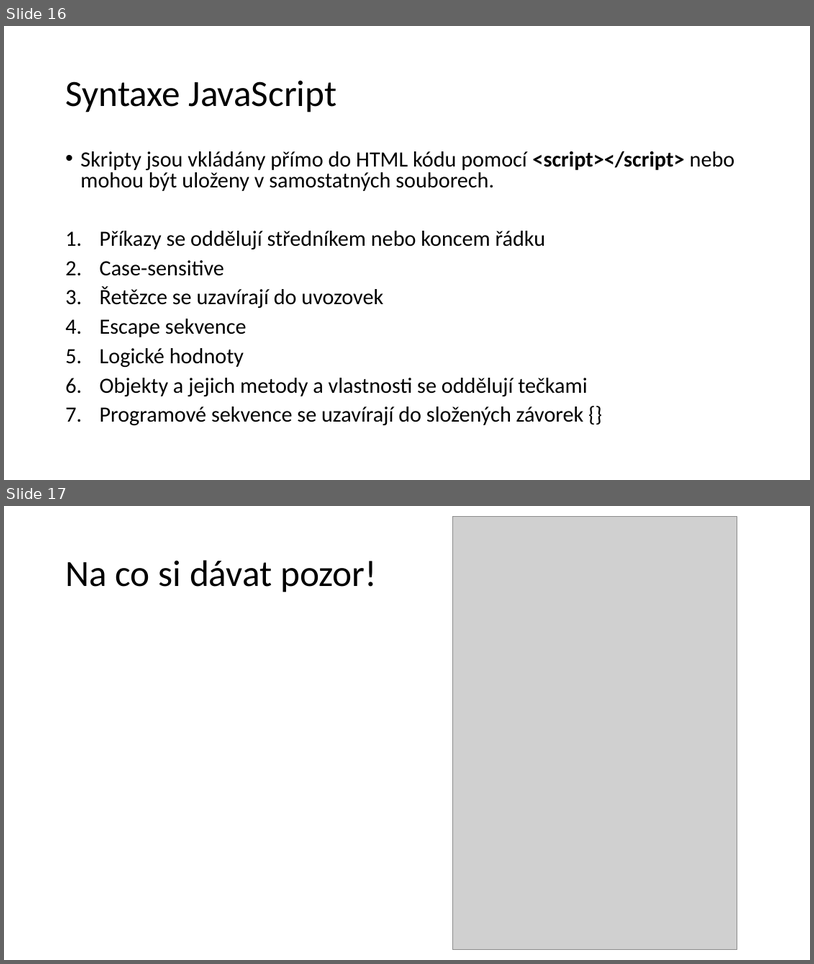
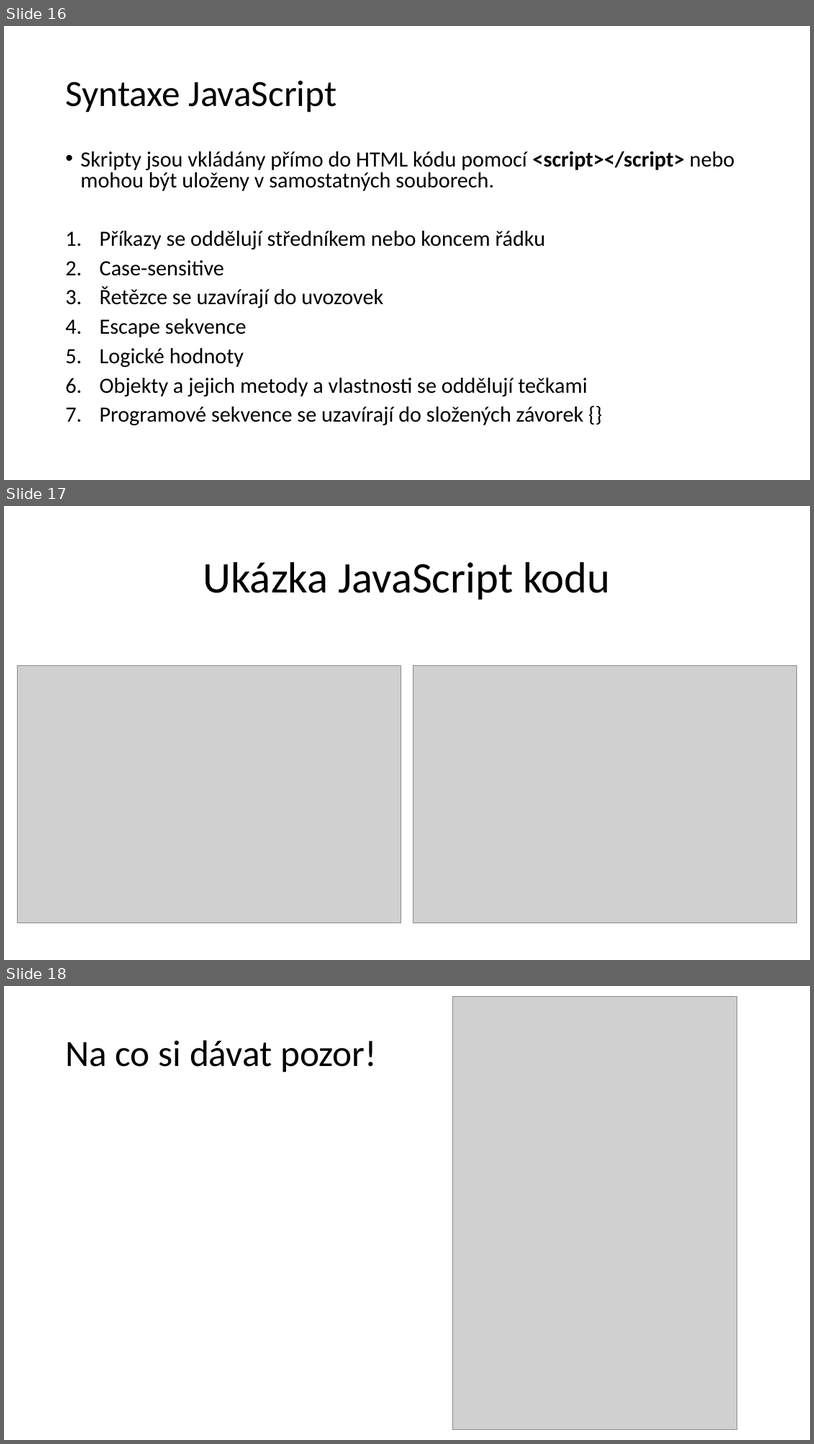
Before and after one commit to Destinion/JavaScript_vyuka, a slide deck: Úvod do programování & JavaScript.pptx. Shown one above the other, each under a label of ours: slides 16 and 17 before the commit, slides 16, 17 and 18 after it. The pictures are 814x964 and 814x1444 pixels, drawn with LibreOffice and Linux fonts; fonts in the diff are those of the drawing; grey boxes stand for pictures. Boxes give left, top, right and bottom in pixels: in the first picture for what was removed or moved away, otherwise in the second. Text is boxed around its words. In the diff, an @@ line names an element or a change of style, - is before the commit and + after.

```diff
--- a/Úvod do programování & JavaScript.pptx
+++ b/Úvod do programování & JavaScript.pptx
@@ slide 17 added at <box>4,506,810,960</box>, background #FFFFFF @@
@@ title added at <box>203,562,610,600</box>, 52 pt, text #000000 @@
+Ukázka JavaScript kodu
@@ picture added at <box>17,666,401,923</box> @@
@@ picture added at <box>414,666,797,923</box> @@
@@ what was slide 17 is now slide 18 @@
```
